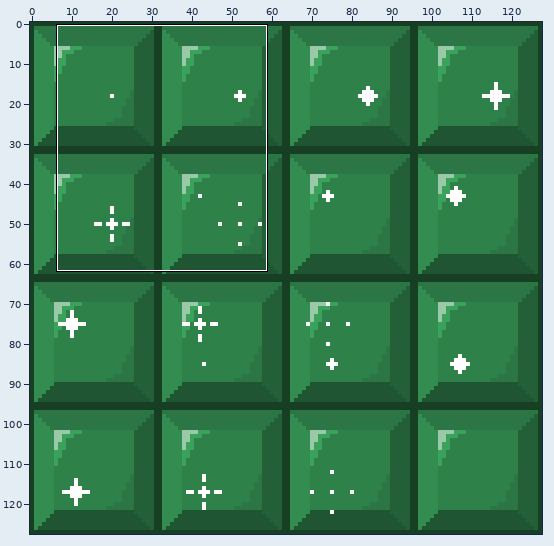
Edited in one commit: sprite sheet (Assets/Art/GreenShine.png). Above: a wide view before the commit, with the close-up outlined.
Close-up. Before:
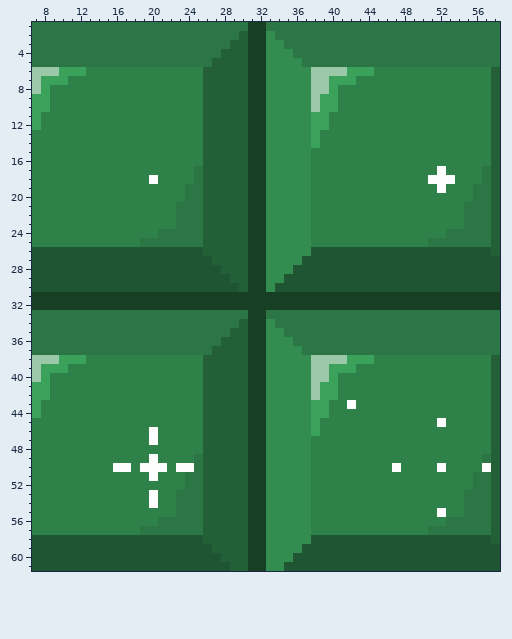
The file is 128x128 pixels. Shown: x 7..58, y 1..61. The commit also changed other parts of the picture, which this record leaves out.
New version:
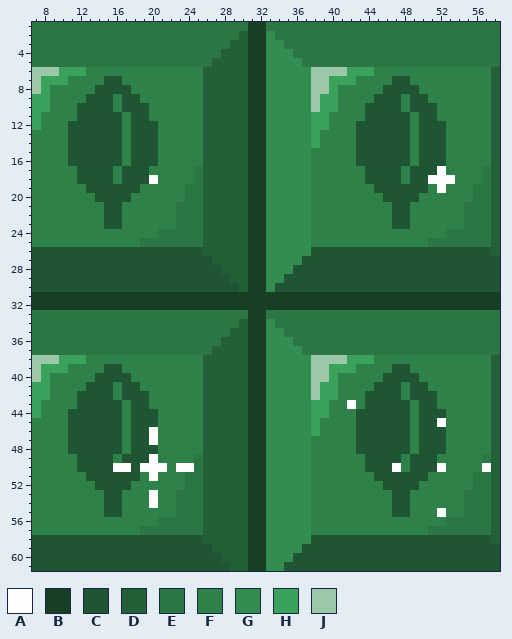
Palette (. is transparent): A #fdfdfd  B #173f24  C #1f5532  D #236037  E #2b7644  F #2f814a  G #338c50  H #3ba25c  J #9bc8a9
Changes in this commit:
The author changed colour F to colour C in row 7 at x 15 to 16 and 47 to 48; in row 8 at x 14 to 17 and 46 to 49; in row 9 at x 13 to 15, 17 to 18, 45 to 47 and 49 to 50; in row 10 at x 12 to 15, 17 to 19, 44 to 47 and 49 to 51; in row 11 at x 12 to 16, 18 to 19, 44 to 48 and 50 to 51; in rows 12 to 16 at x 11 to 16, 18 to 20, 43 to 48 and 50 to 52.
The author changed colour F to colour C in row 17 at x 12 to 15, 17 to 19, 44 to 47 and 49 to 51; in row 18 at x 12 to 15, 17 to 19, 44 to 47 and 49 to 50; in row 19 at x 13 to 18 and 45 to 50; in row 20 at x 14 to 17 and 46 to 49; in rows 21 to 23 at x 15 to 16 and 47 to 48; in row 39 at x 15 to 16 and 47 to 48.
The author changed colour F to colour C in row 40 at x 14 to 17 and 46 to 49; in row 41 at x 13 to 15, 17 to 18, 45 to 47 and 49 to 50; in row 42 at x 12 to 15, 17 to 19, 44 to 47 and 49 to 51; in row 43 at x 12 to 16, 18 to 19, 44 to 48 and 50 to 51; in row 44 at x 11 to 16, 18 to 20, 43 to 48 and 50 to 52; in row 45 at x 11 to 16, 18 to 20, 43 to 48 and 50 to 51.
The author changed colour F to colour C in rows 46 to 47 at x 11 to 16, 18 to 19, 43 to 48 and 50 to 52; in row 48 at x 11 to 16, 18 to 20, 43 to 48 and 50 to 52; in row 49 at x 12 to 15, 17 to 19, 44 to 47 and 49 to 51; in row 50 at x 12 to 15, 18, 44 to 46 and 49 to 51; in row 51 at x 13 to 18 and 45 to 50; in row 52 at x 14 to 17 and 46 to 49.
The author changed colour F to colour C in rows 53 to 55 at x 15 to 16 and 47 to 48.
Where, in picture pixels (left, top, right, bottom), the same in both close-ups:
changed: (68, 76, 158, 229)
changed: (356, 76, 446, 229)
changed: (68, 364, 158, 517)
changed: (356, 364, 446, 517)
